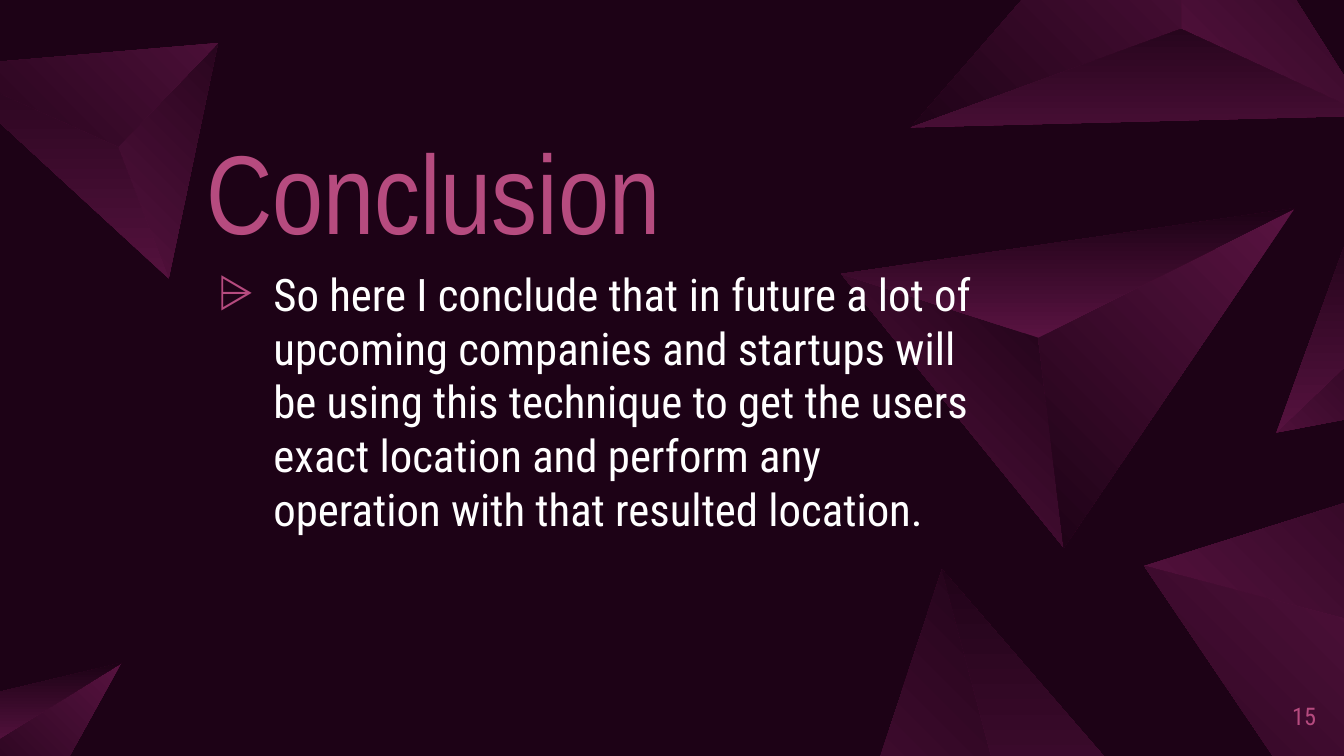
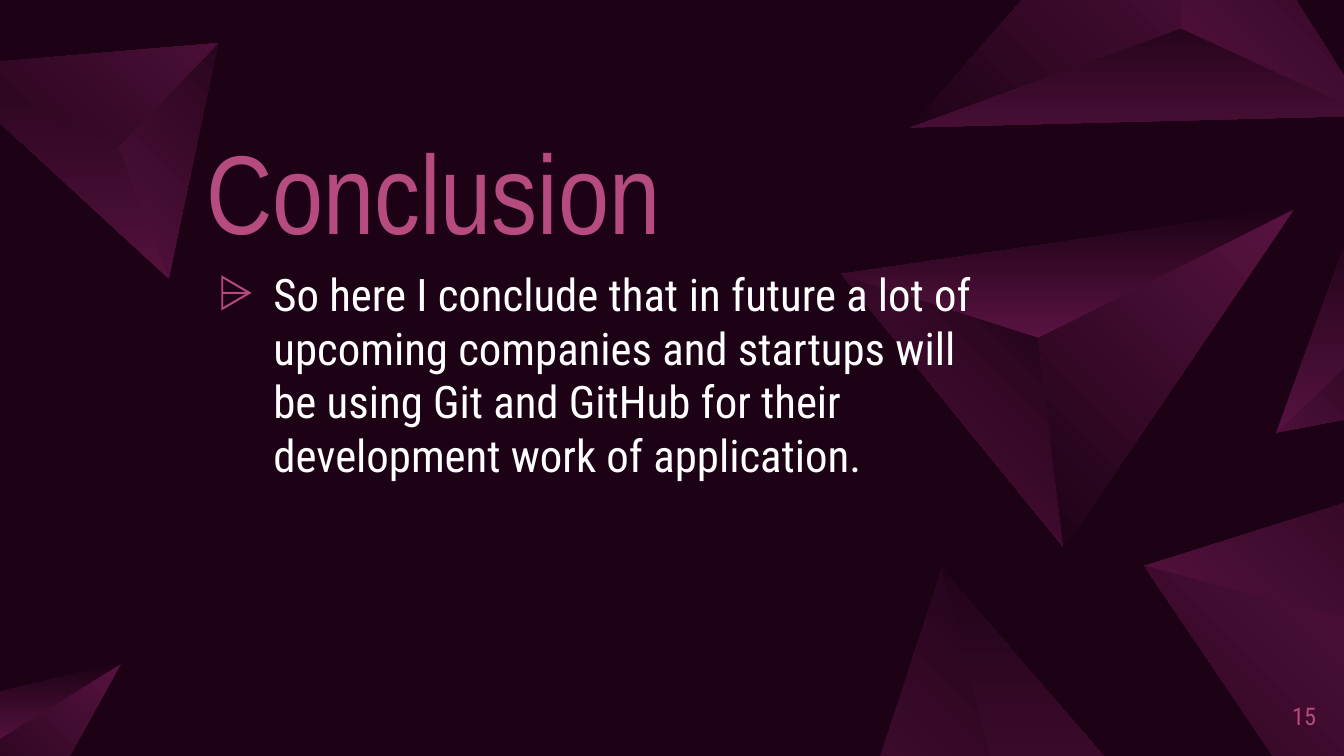
Before and after one commit to Abhisheknayak-programer/Semester, a slide deck: slide 15 of 7 Semester Seminar/Git and Github - Copy.pptx. Drawn at 1344x756 pixels with LibreOffice and Linux fonts; fonts in the diff are those of the drawing. Boxes give left, top, right and bottom in pixels: in the first picture for what was removed or moved away, otherwise in the second. Text is boxed around its words. In the diff, an @@ line names an element or a change of style, - is before the commit and + after.

```diff
--- a/7 Semester Seminar/Git and Github - Copy.pptx
+++ b/7 Semester Seminar/Git and Github - Copy.pptx
@@ text at box(273, 277, 971, 481): text changed @@
-⩥ So here I conclude that in future a lot of upcoming companies and startups will be using this technique to get the users exact location and perform any operation with that resulted location.
+⩥ So here I conclude that in future a lot of upcoming companies and startups will be using Git and GitHub for their development work of application.
```
Also in this commit, not shown: 6 other slides changed, 1 other file.
